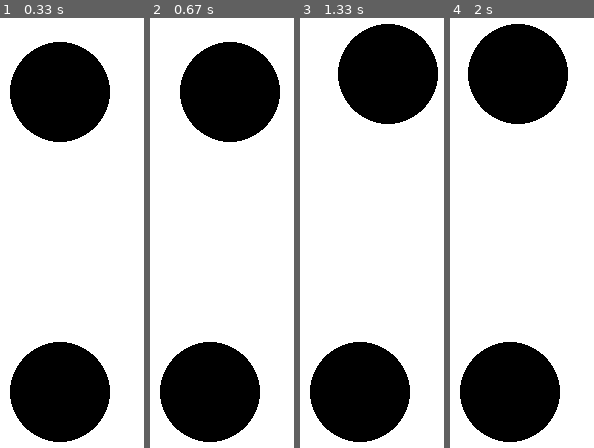
Above: before the commit, frames 1-4 (left to right).
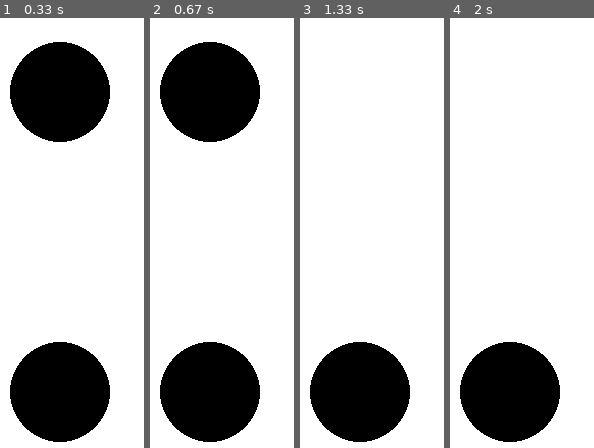
Above: after the commit, the same moments.

Repository: HiDoYa/gravity-simulation
Game: pygame game, started from simulation/main.py
The game is run twice, just before and just after one commit, with the same random seed, the same clock (stepped at 60 frames per second) and the same inputs.
Inputs:
- Up to frame 1 (0.33 s): no input
- Up to frame 2 (0.67 s): hold D from 0.33 s (still down)
- Up to frame 3 (1.33 s): release D at 0.8 s; hold W 0.83-1.13 s
- Up to frame 4 (2 s): hold A from 1.67 s (still down)

Frame 1 is identical in both runs. In frame 2, 6.4% of the frame differs, in the area x 6-91%, y 5-29%; in frame 3, 13%, in the area x 26-96%, y 1-25%; in frame 4, 13%.

Commit message:
Started working on acceleration

Diff:
--- a/simulation/main.py
+++ b/simulation/main.py
@@ -14,6 +14,10 @@
 
 clock = pygame.time.Clock()
 
+accX = 0
+accY = 0
+velX = 0
+velY = 0
 posX = 250
 posY = 100
 
@@ -25,13 +29,28 @@
 	# Logic goes here
 	pressed = pygame.key.get_pressed()
 	if pressed[pygame.K_d]:
-		posX += 1
+		accX += 1
 	if pressed[pygame.K_w]:
-		posY -= 1
+		accY -= 1
 	if pressed[pygame.K_a]:
-		posX -= 1
+		accX -= 1
 	if pressed[pygame.K_s]:
-		posY += 1
+		accY += 1
+
+	velX += accX
+	velY += accY
+
+	if posX + velX > 500:
+		posX -= velX
+
+	if posX + velX < 0:
+		posX -= velX
+
+	if posY + velY > 500:
+		posY -= velY
+
+	if posY + velY < 0:
+		posY -= velY
 
 	# Fill screen
 	screen.fill(WHITE)
@@ -40,6 +59,8 @@
 	pygame.draw.circle(screen, BLACK, [posX, posY], 50)
 	pygame.draw.circle(screen, BLACK, [250, 400], 50)
 
+	noMove = False
+
 	# Updates
 	pygame.display.flip()
 
